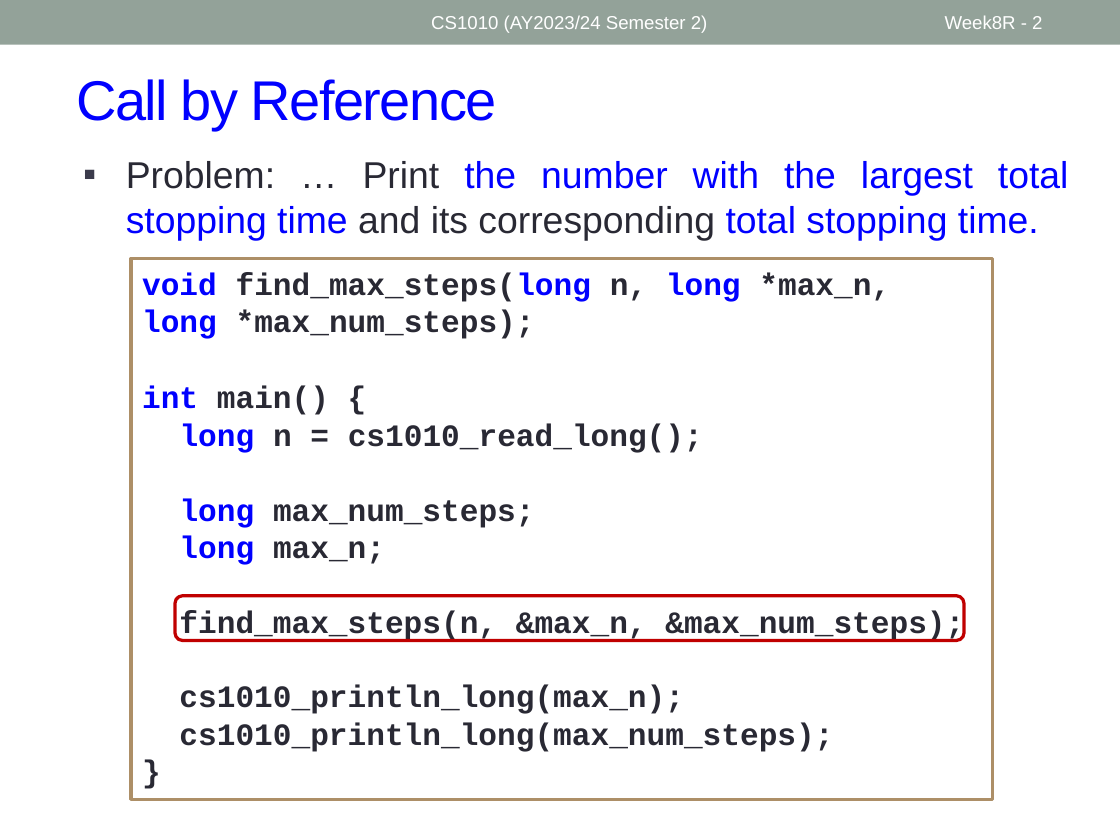
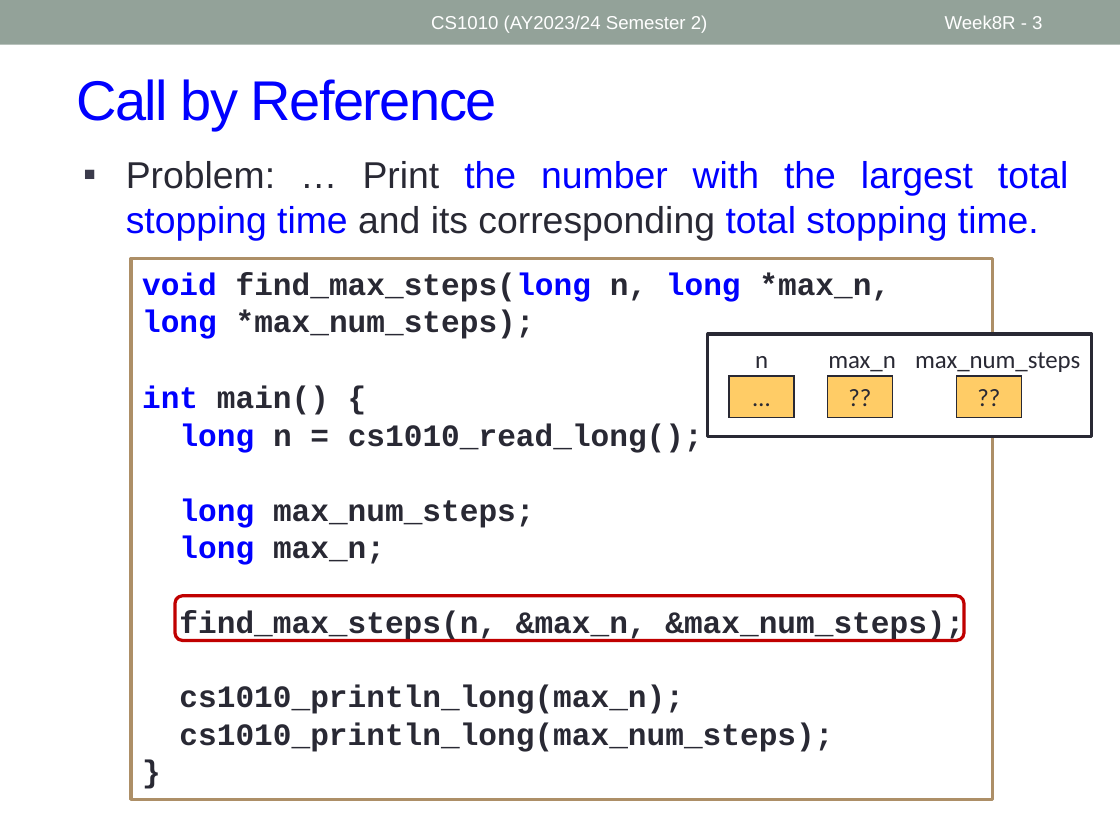
Before and after one commit to nus-cs1010-2425-s2/website, a slide deck: slide 3 of slides/Week8_Recap.pptx (slide 2 before the commit). Drawn at 1120x840 pixels with LibreOffice and Linux fonts; fonts in the diff are those of the drawing. Boxes give left, top, right and bottom in pixels: in the first picture for what was removed or moved away, otherwise in the second. Text is boxed around its words. In the diff, an @@ line names an element or a change of style, - is before the commit and + after.

```diff
--- a/slides/Week8_Recap.pptx
+++ b/slides/Week8_Recap.pptx
@@ page number at (945, 15, 1042, 29): text changed @@
-Week8R - 2
+Week8R - 3
@@ rectangle added at (708, 334, 1092, 437), fill #FFFFFF, outline #292934 2.08 pt @@
@@ text added at (755, 356, 768, 368), 16 pt, text #292934 @@
+n
@@ text added at (828, 356, 896, 372), 16 pt, text #292934 @@
+max_n
@@ text added at (915, 352, 1080, 372), 16 pt, text #292934 @@
+max_num_steps
@@ rectangle added at (729, 376, 794, 418), fill #FFCC66, outline #292934 0.75 pt, 16 pt, text #292934 @@
+…
@@ rectangle added at (828, 376, 893, 418), fill #FFCC66, outline #292934 0.75 pt, 16 pt, text #292934 @@
+??
@@ rectangle added at (956, 376, 1021, 418), fill #FFCC66, outline #292934 0.75 pt, 16 pt, text #292934 @@
+??
```
Also in this commit, not shown: 3 other slides changed, 8 slides added, 6 slides removed, 4 other files.
